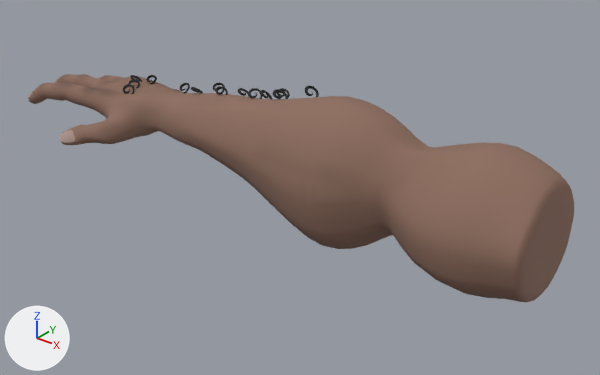
Two versions of the FBX model Assets/_Project_Specific_Folder/Art/3D/Models/PlayerHands/player_BuffHand02.fbx, one commit apart.
Before and after are seen from a camera (50 mm lens) standing at (5.09, -4.16, 2.4) and looking at (1.69, 0.08, -0.23). Arrows for +X, +Y and +Z are at lower left; the lights stay in place. Where no turn or scale is listed for an object, it has been applied to the vertices.

The first picture shows 'player_BuffHand002'.
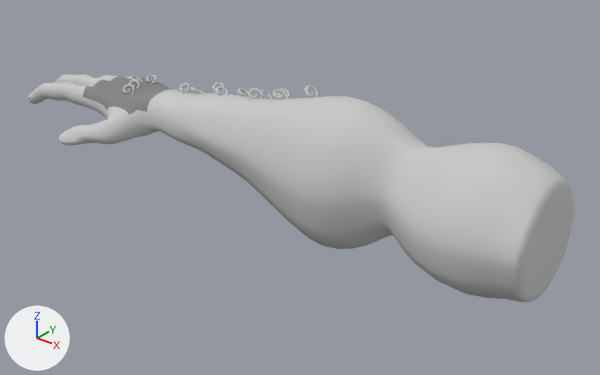
The newer file is also turned or shifted as a whole; pictures and numbers use the older file's frame.

Pixel boxes (x1, y1, x2, y2) of what changed, in the pictures (600 x 375 px):
'player_BuffHand002', surface changed (brown to grey)
    both: (28, 74, 574, 302)

The change, as a list of edits to the scene's bpy script:
```text
Change mat_hand:
    remove mat_hand.texture = img_player_buffhand02_hand_basecolor_png  # with its transparency
    add mat_hand.base_color = (0.588, 0.588, 0.588)  # light grey #cacaca
```
